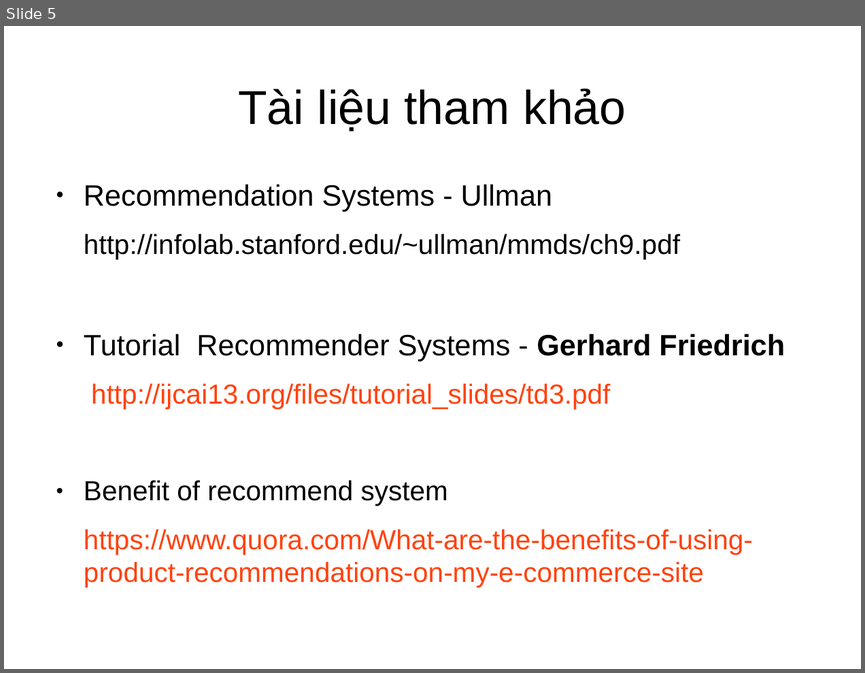
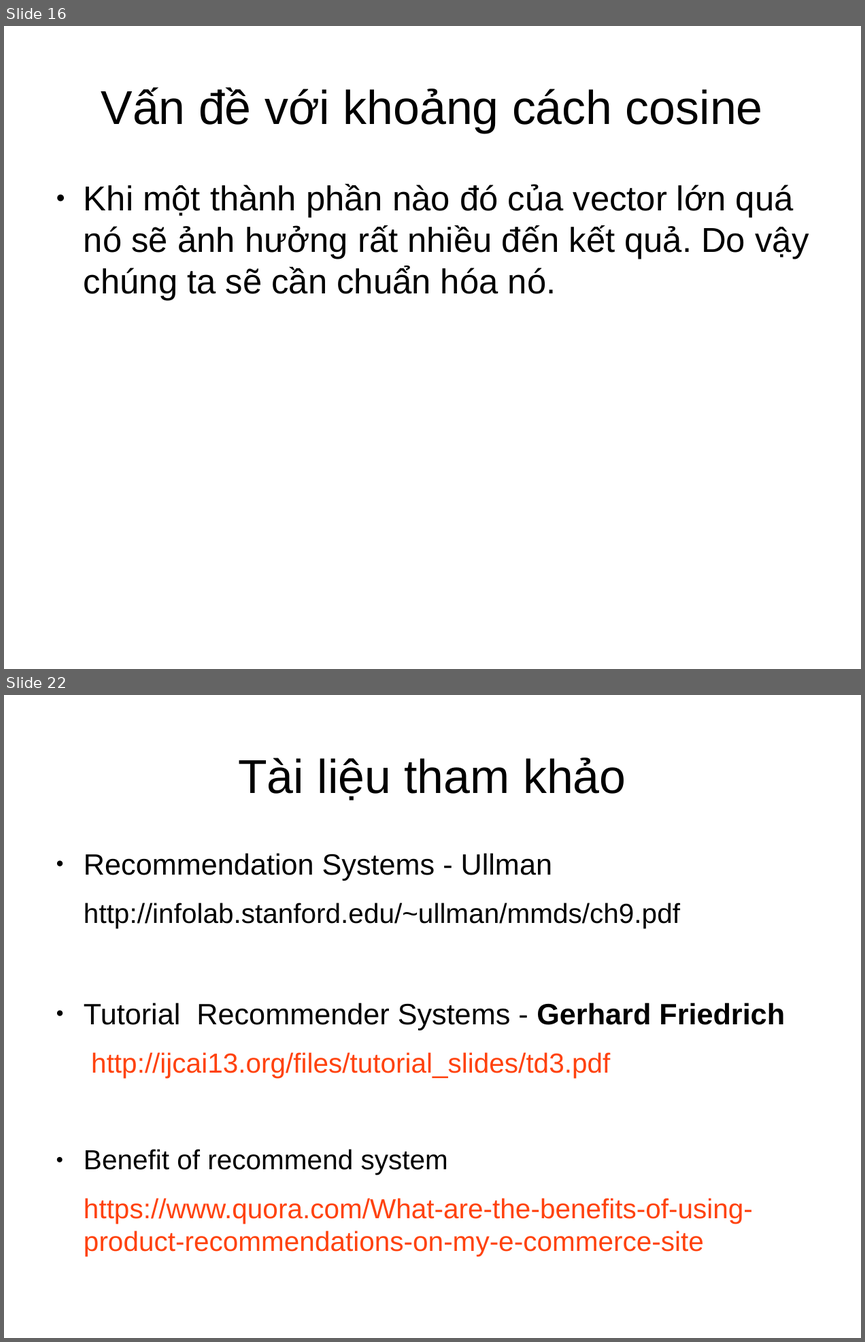
Before and after one commit to dungyeutrang/document, a slide deck: RS.odp. Shown one above the other, each under a label of ours: slide 5 before the commit, slides 16 and 22 after it; the slides between them are not shown. The pictures are 865x673 and 865x1342 pixels, drawn with LibreOffice and Linux fonts; fonts in the diff are those of the drawing. Boxes give left, top, right and bottom in pixels: in the first picture for what was removed or moved away, otherwise in the second. Text is boxed around its words. In the diff, an @@ line names an element or a change of style, - is before the commit and + after.

```diff
--- a/RS.odp
+++ b/RS.odp
@@ slide 16 added at [4, 26, 861, 669], background #FFFFFF @@
@@ title added at [101, 87, 763, 133], 44 pt, text #000000 @@
+Vấn đề với khoảng cách cosine
@@ text added at [84, 184, 808, 301], 32 pt, text #000000 @@
+● Khi một thành phần nào đó của vector lớn quá nó sẽ ảnh hưởng rất nhiều đến kết quả. Do vậy chúng ta sẽ cần chuẩn hóa nó.
@@ what was slide 5 is now slide 22 @@
```
Also in this commit, not shown: 1 slide changed, 17 other slides added, 1 slide removed, 1 other file.
